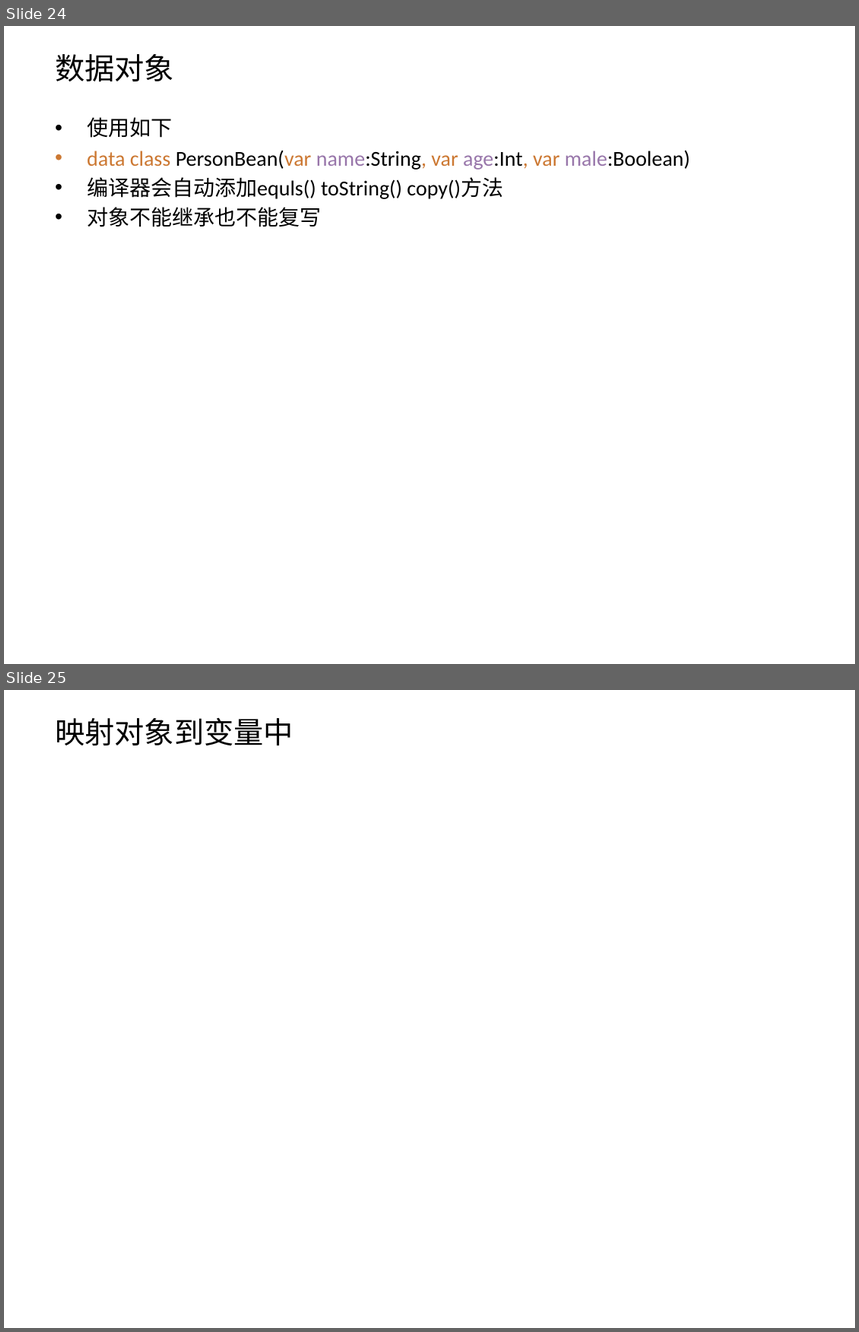
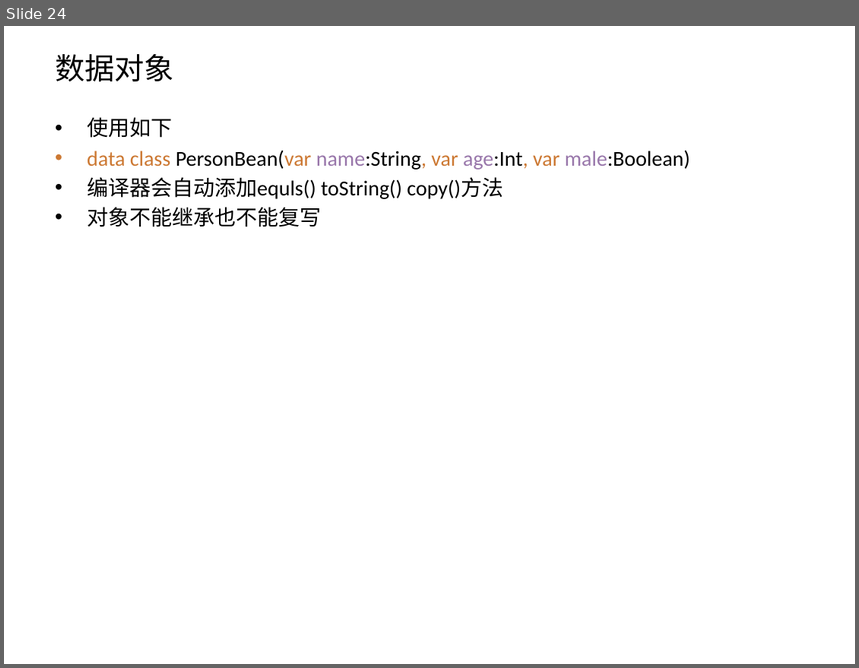
Before and after one commit to zxf2871/KotlinStudy, a slide deck: Kotlin初探.pptx. Shown one above the other, each under a label of ours: slides 24 and 25 before the commit, slide 24 after it. The pictures are 859x1332 and 859x668 pixels, drawn with LibreOffice and Linux fonts; fonts in the diff are those of the drawing. Boxes give left, top, right and bottom in pixels: in the first picture for what was removed or moved away, otherwise in the second. Text is boxed around its words. In the diff, an @@ line names an element or a change of style, - is before the commit and + after.

```diff
--- a/Kotlin初探.pptx
+++ b/Kotlin初探.pptx
@@ slide 25 removed at <box>4,690,855,1328</box>, background #FFFFFF @@
@@ title removed at <box>55,717,294,746</box> @@
-映射对象到变量中
```
Also in this commit, not shown: 8 slides added, 2 other files.
